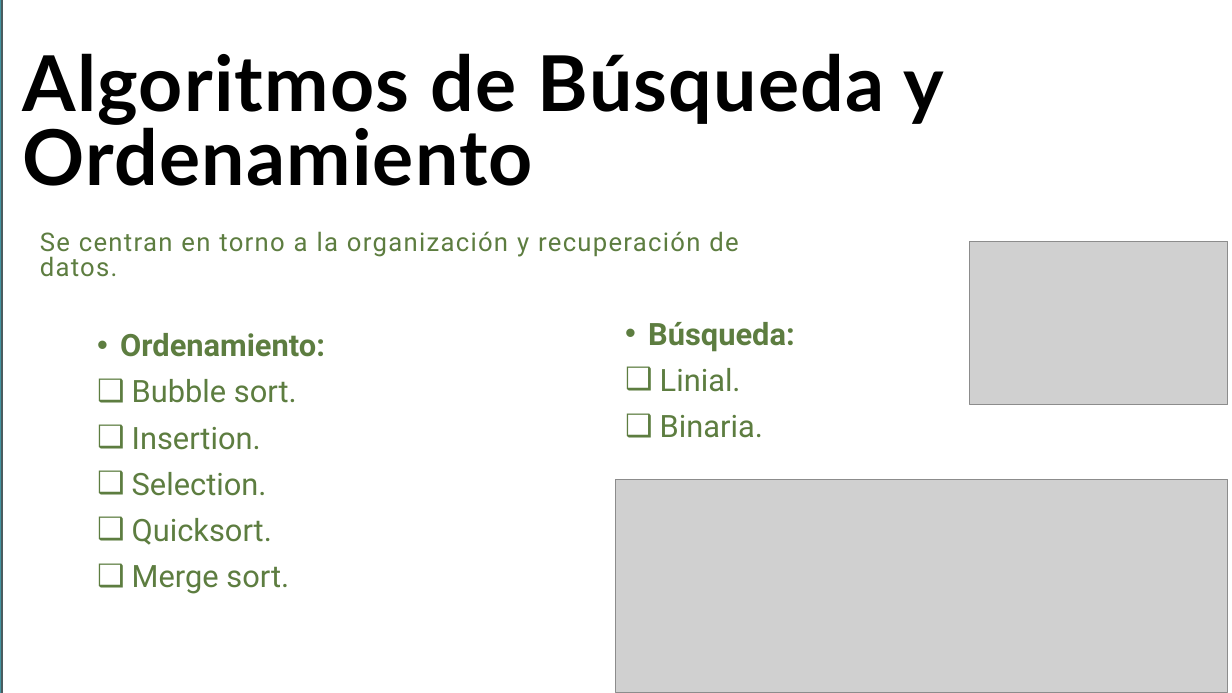
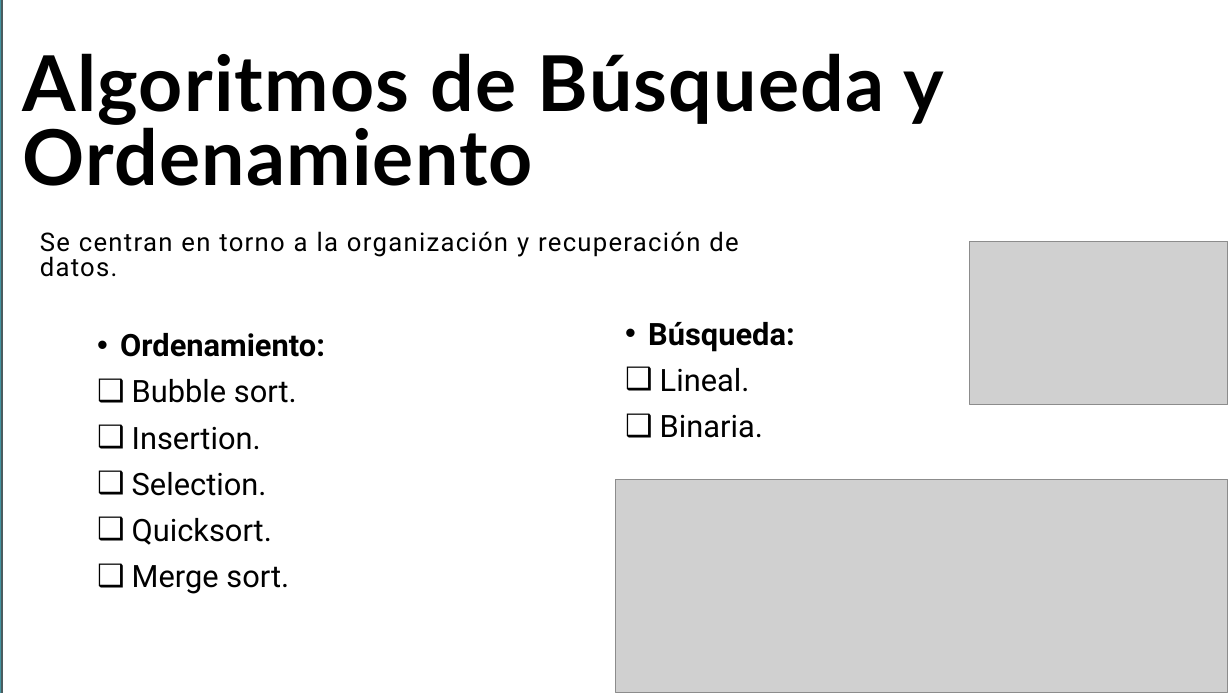
Before and after one commit to raguirre-wsc/UTN-TUPaD-P1, a slide deck: slide 4 of Trabajo Final Integrador Programación 1/Programacion 1 - TP Final Integrador - Rodrigo Aguirre y Fernando Aguillón.pptx. Drawn at 1232x693 pixels with LibreOffice and Linux fonts; fonts in the diff are those of the drawing; grey boxes stand for pictures. Boxes give left, top, right and bottom in pixels: in the first picture for what was removed or moved away, otherwise in the second. Text is boxed around its words. In the diff, an @@ line names an element or a change of style, - is before the commit and + after.

```diff
--- a/Trabajo Final Integrador Programación 1/Programacion 1 - TP Final Integrador - Rodrigo Aguirre y Fernando Aguillón.pptx
+++ b/Trabajo Final Integrador Programación 1/Programacion 1 - TP Final Integrador - Rodrigo Aguirre y Fernando Aguillón.pptx
@@ text "Se centran en torno a ..." at box(40, 231, 738, 277): text colour #5D7D40 to #000000 @@
@@ text "Ordenamiento:" at box(120, 333, 325, 594): text colour #5D7D40 to #000000 @@
@@ text at box(648, 322, 795, 438): text colour #5D7D40 to #000000 in "Búsqueda:", "Binaria." @@
@@ text at box(660, 368, 750, 392): text changed; text colour #5D7D40 to #000000 @@
-❑ Linial.
+❑ Lineal.
```
Also in this commit, not shown: 2 other slides changed, 3 slides added, 3 slides removed, 4 other files.
